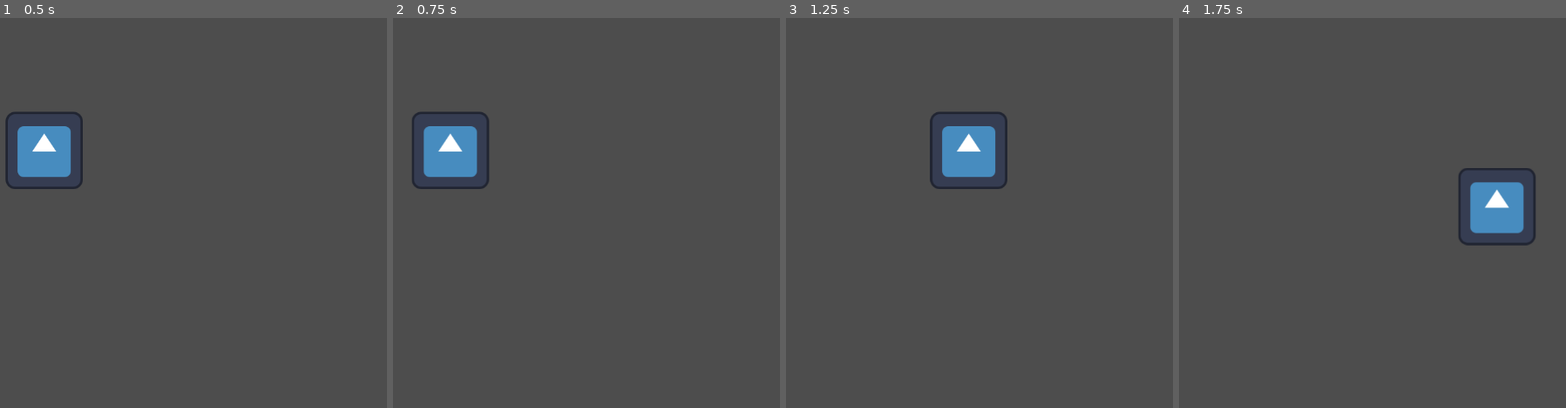
Above: before the commit, frames 1-4 (left to right).
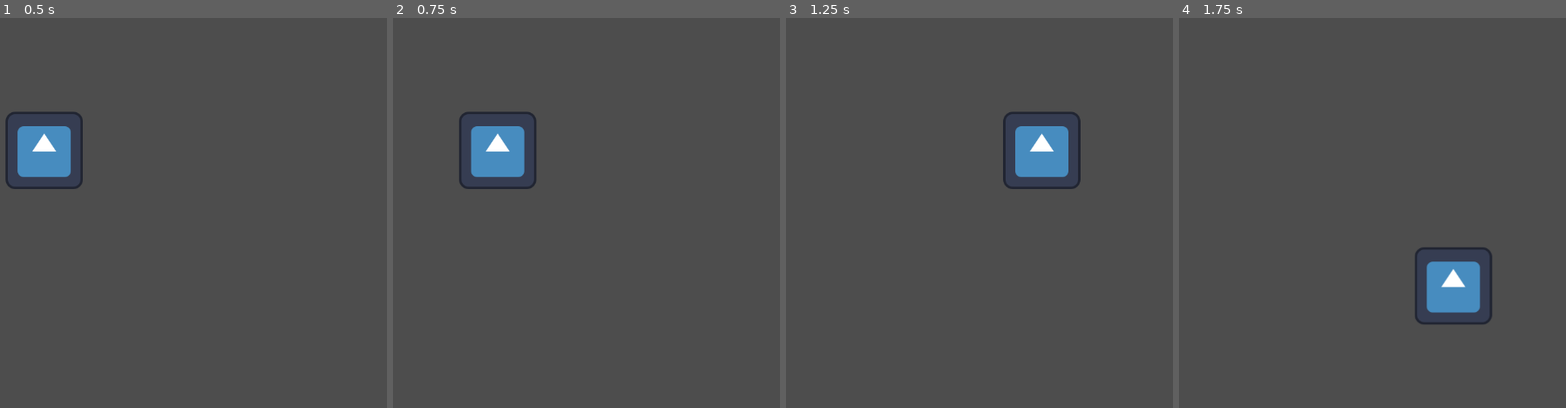
Above: after the commit, the same moments.

Repository: mug4z/GameJam42_2024
Game: Godot game, scene res://test_world.tscn
Two runs of this game, one before a commit and one after it. Both use one fixed random seed, a clock stepped at 60 frames per second and the inputs below. The engine's default icon, where the game draws it, is replaced by a stand-in: a white triangle on a blue panel in a dark square.
Inputs:
- Up to frame 1 (0.5 s): no input
- Up to frame 2 (0.75 s): tap Enter at 0.5 s; hold Right (ui_right) from 0.53 s (still down)
- Up to frame 3 (1.25 s): keep holding Right (ui_right)
- Up to frame 4 (1.75 s): release Right (ui_right) at 1.28 s; hold Down (ui_down) from 1.28 s (still down)

Frame 1 is identical in both runs. In frame 2, 3.9% of the frame differs, in the area x 4-37%, y 24-44%; in frame 3, 4.5%; in frame 4, 4.7%, in the area x 61-93%, y 38-79%.

Commit message:
Removed delta, it's much better

Diff:
--- a/Ressources/player.gd
+++ b/Ressources/player.gd
@@ -18,11 +18,11 @@
 	input = get_input()
 
 	if input == Vector2.ZERO:
-		if velocity.length() > (friction * delta):
-			velocity -= velocity.normalized() *  (friction * delta)
+		if velocity.length() > (friction):
+			velocity -= velocity.normalized() *  (friction)
 		else:
 			velocity = Vector2.ZERO
 	else:
-		velocity += (input * accel * delta)
+		velocity += (input * accel)
 		velocity = velocity.limit_length(max_speed)
 	move_and_slide()
